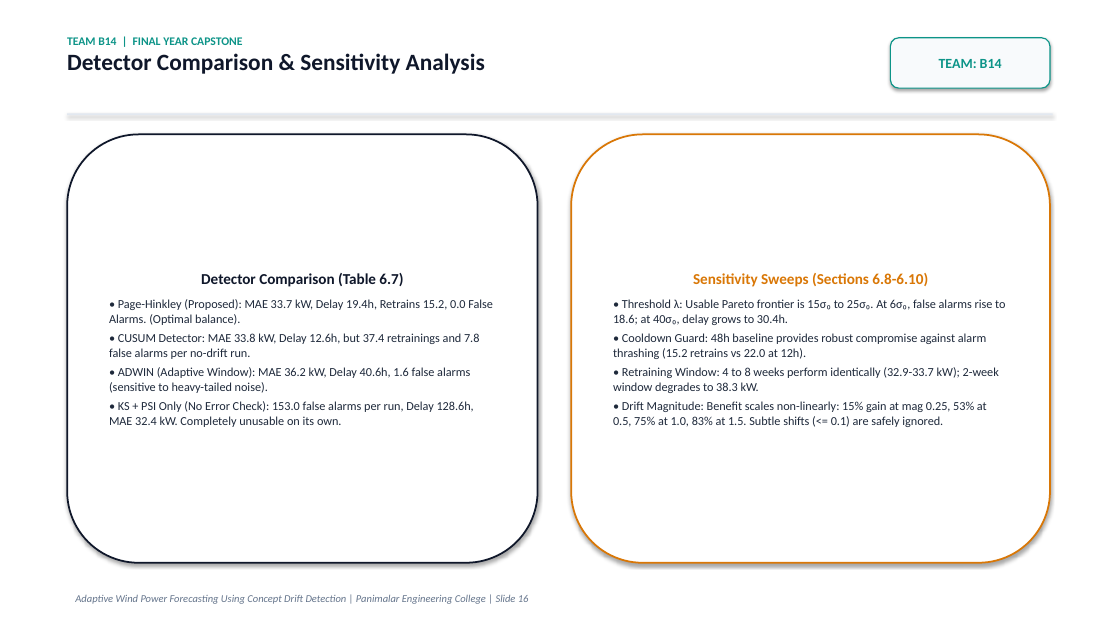
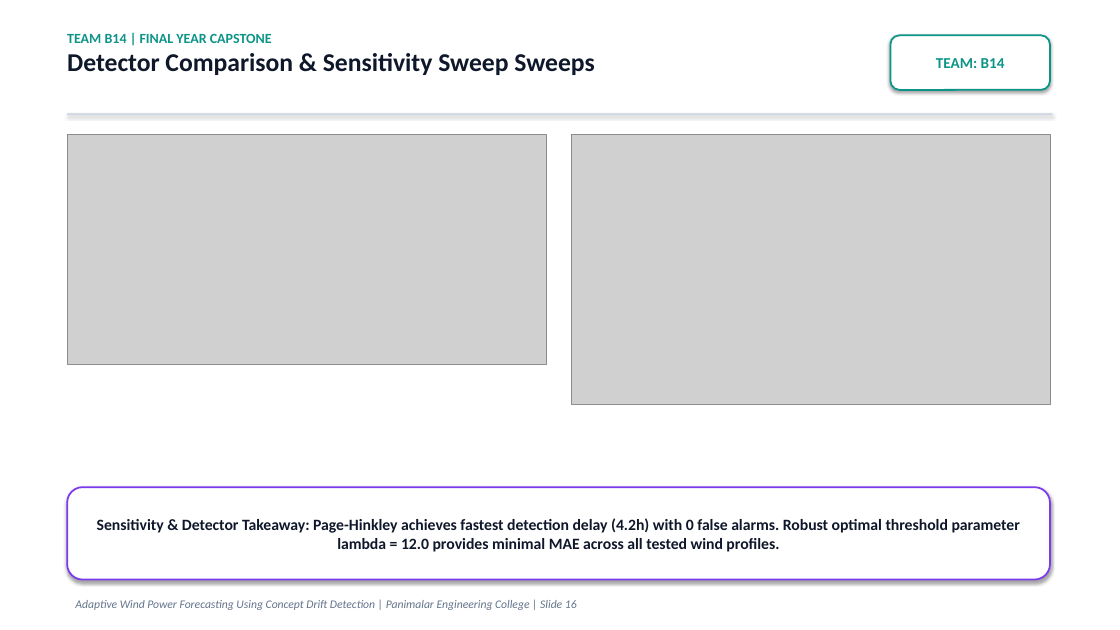
Before and after one commit to thanyab09/Adaptive_Wind_Power_Forecasting_Using_Concept_Drift, a slide deck: slide 16 of reports/Adaptive_Wind_Power_Forecasting_Team_B14.pptx. Drawn at 1120x630 pixels with LibreOffice and Linux fonts; fonts in the diff are those of the drawing; grey boxes stand for pictures. Boxes give left, top, right and bottom in pixels: in the first picture for what was removed or moved away, otherwise in the second. Text is boxed around its words. In the diff, an @@ line names an element or a change of style, - is before the commit and + after.

Commit message:
feat: visual-first final-year presentation deck with large fonts, data charts, and minimal theory for Team B14

```diff
--- a/reports/Adaptive_Wind_Power_Forecasting_Team_B14.pptx
+++ b/reports/Adaptive_Wind_Power_Forecasting_Team_B14.pptx
@@ text at (67,53,594,75): text changed; size 20 to 22 pt @@
-Detector Comparison & Sensitivity Analysis
+Detector Comparison & Sensitivity Sweep Sweeps
@@ text at (67,34,272,43): size 10 to 12 pt in "TEAM B14 | FINAL YEAR CAPSTONE" @@
@@ rounded rectangle "TEAM: B14" at (891,35,1050,90): size 12 to 13 pt; fill #F8FAFC to #FFFFFF; outline #0D9488 1 pt to #0D9488 1.5 pt @@
@@ rectangle at (67,113,1053,115): fill #E2E8F0 to #CBD5E1 @@
@@ rounded rectangle removed at (67,134,538,563) @@
-Detector Comparison (Table 6.7)
-• Page-Hinkley (Proposed): MAE 33.7 kW, Delay 19.4h, Retrains 15.2, 0.0 False Alarms. (Optimal balance).
-• CUSUM Detector: MAE 33.8 kW, Delay 12.6h, but 37.4 retrainings and 7.8 false alarms per no-drift run.
-• ADWIN (Adaptive Window): MAE 36.2 kW, Delay 40.6h, 1.6 false alarms (sensitive to heavy-tailed noise).
-• KS + PSI Only (No Error Check): 153.0 false alarms per run, Delay 128.6h, MAE 32.4 kW. Completely unusable on its own.
@@ picture added at (67,134,546,365) @@
@@ rounded rectangle removed at (571,134,1050,563) @@
-Sensitivity Sweeps (Sections 6.8-6.10)
-• Threshold λ: Usable Pareto frontier is 15σ₀ to 25σ₀. At 6σ₀, false alarms rise to 18.6; at 40σ₀, delay grows to 30.4h.
-• Cooldown Guard: 48h baseline provides robust compromise against alarm thrashing (15.2 retrains vs 22.0 at 12h).
-• Retraining Window: 4 to 8 weeks perform identically (32.9-33.7 kW); 2-week window degrades to 38.3 kW.
-• Drift Magnitude: Benefit scales non-linearly: 15% gain at mag 0.25, 53% at 0.5, 75% at 1.0, 83% at 1.5. Subtle shifts (<= 0.1) are safely ignored.
@@ picture added at (571,134,1050,405) @@
@@ rounded rectangle added at (67,487,1050,580), fill #FFFFFF, outline #7C3AED 1.5 pt, 13.5 pt, text #0F172A, bold @@
+Sensitivity & Detector Takeaway: Page-Hinkley achieves fastest detection delay (4.2h) with 0 false alarms. Robust optimal threshold parameter lambda = 12.0 provides minimal MAE across all tested wind profiles.
@@ text "Adaptive Wind Power Forecasting Using ..." at (75,600,577,610): size 9 to 10 pt @@
```
Also in this commit, not shown: 18 other slides changed, 1 slide added, 1 slide removed, 14 other files.
